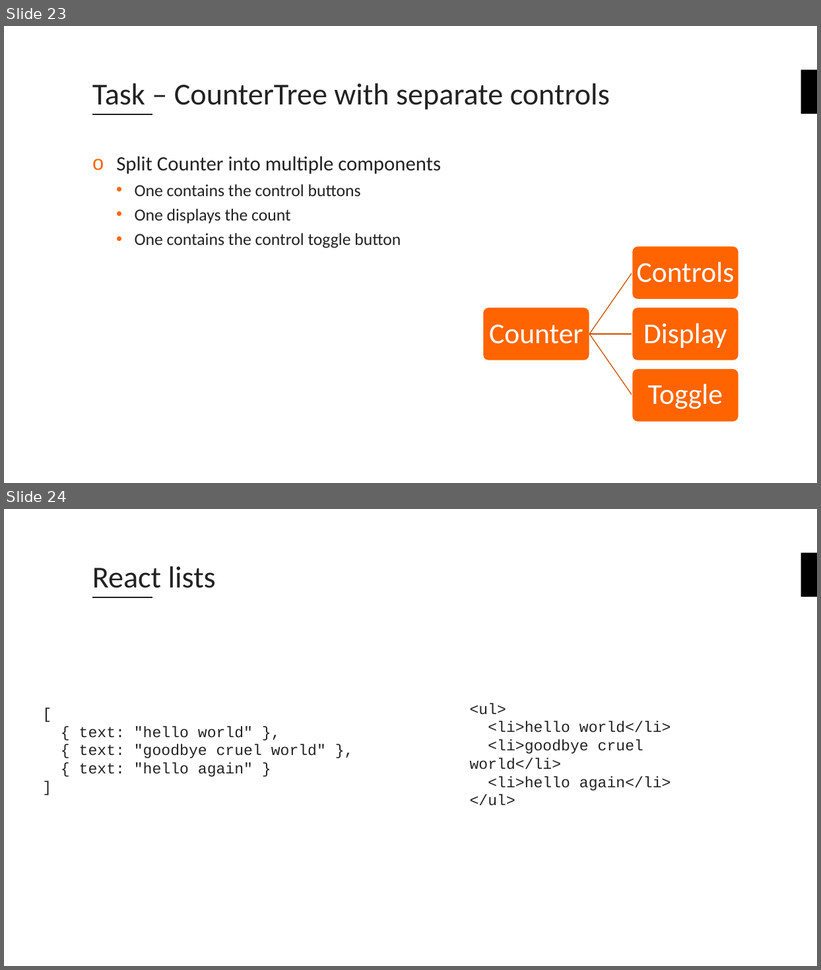
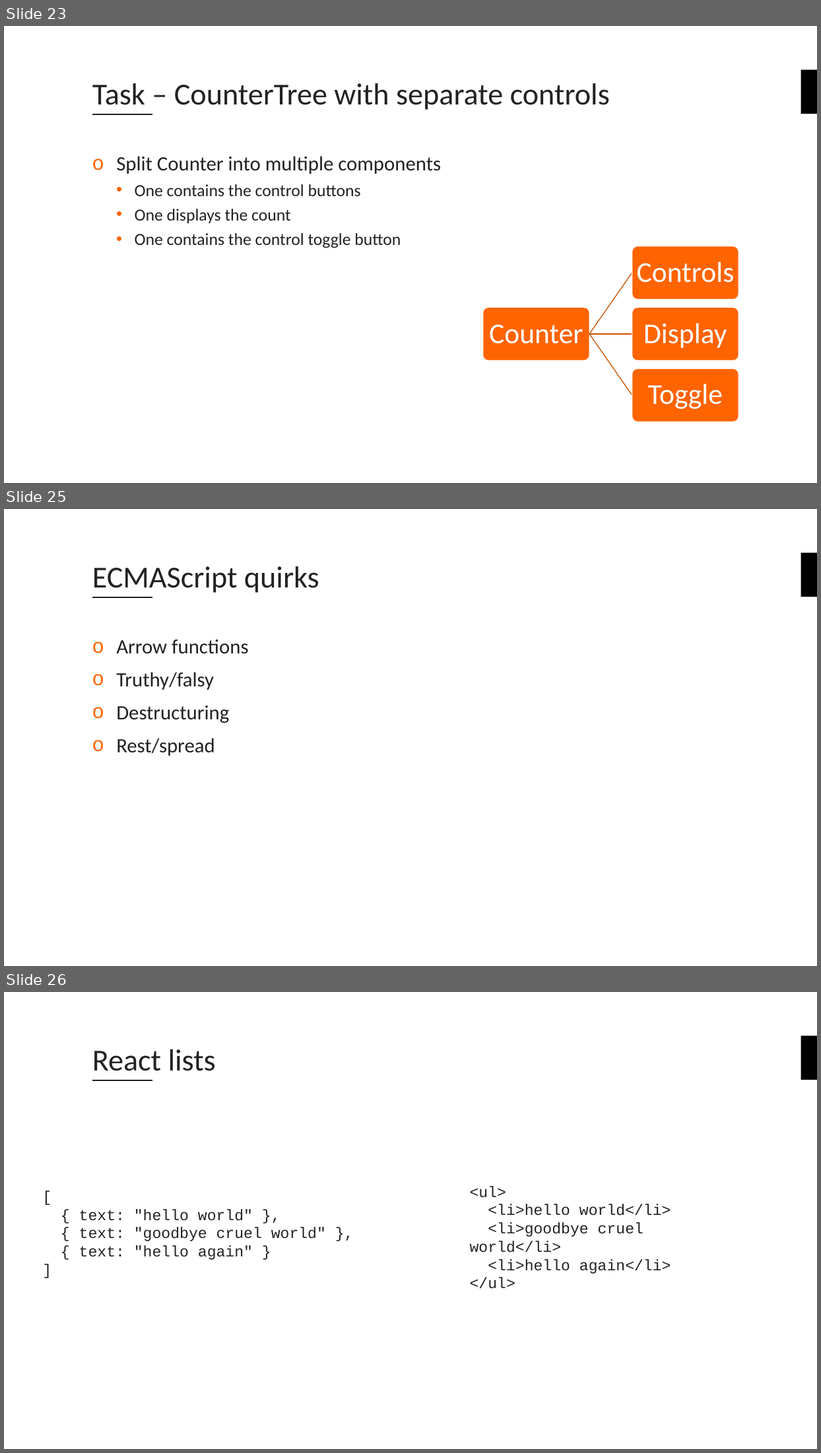
Before and after one commit to fuzzheim/create-react-app-workshop, a slide deck: Create-React-App-Workshop.pptx. Shown one above the other, each under a label of ours: slides 23 and 24 before the commit, slides 23, 25 and 26 after it; the slides between them are not shown. The pictures are 821x970 and 821x1453 pixels, drawn with LibreOffice and Linux fonts; fonts in the diff are those of the drawing; background and template pictures are left out. Boxes give left, top, right and bottom in pixels: in the first picture for what was removed or moved away, otherwise in the second. Text is boxed around its words. In the diff, an @@ line names an element or a change of style, - is before the commit and + after.

```diff
--- a/Create-React-App-Workshop.pptx
+++ b/Create-React-App-Workshop.pptx
@@ slide 25 added at (x1=4, y1=509, x2=817, y2=966), background #FFFFFF; not listed: 2 template elements that a slide beside it also shows @@
@@ title added at (x1=92, y1=566, x2=319, y2=593), 36 pt, text #222222 @@
+ECMAScript quirks
@@ text added at (x1=116, y1=639, x2=248, y2=756), 24 pt, text #222222 @@
+o Arrow functions
+o Truthy/falsy
+o Destructuring
+o Rest/spread
@@ what was slide 24 is now slide 26 @@
```
Also in this commit, not shown: 6 slides changed, 8 other slides added, 1 slide removed.
